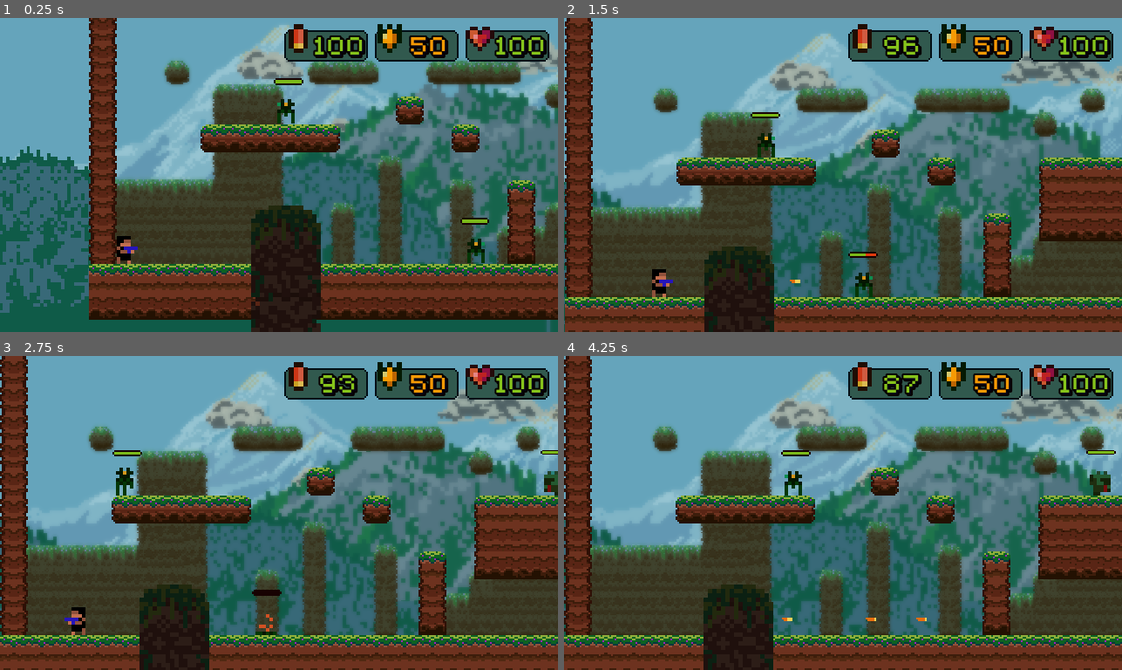
Above: before the commit, frames 1-4 (two rows, left to right).
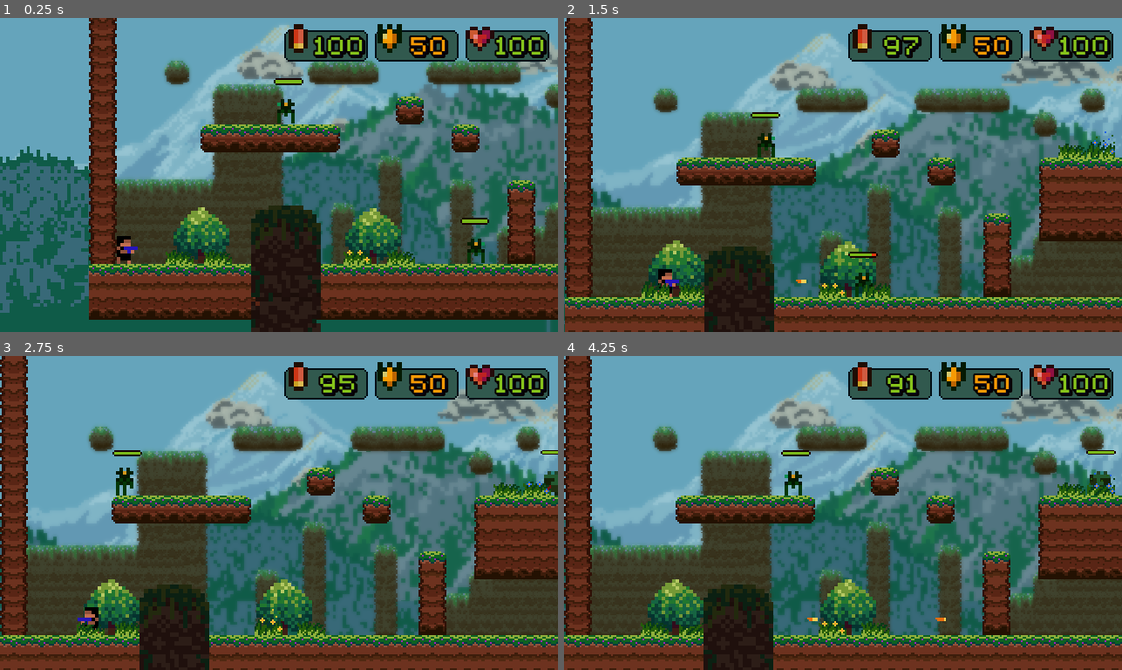
Above: after the commit, the same moments.

Repository: heartyhardy/pewpew-the-game
Game: Godot game, scene res://LevelOne.tscn
Two runs of this game, one before a commit and one after it. Both use one fixed random seed, a clock stepped at 60 frames per second and the inputs below.
Inputs:
- Up to frame 1 (0.25 s): no input
- Up to frame 2 (1.5 s): hold Right (ui_right) from 0.53 s (still down); tap Space (ui_select) at 0.6, 0.77, 1.07, 1.35 s
- Up to frame 3 (2.75 s): tap Space (ui_select) at 1.52, 1.82, 2.1 s; release Right (ui_right) at 2.03 s; hold Left (ui_left) from 2.03 s (still down)
- Up to frame 4 (4.25 s): release Left (ui_left) at 2.78 s; hold Right (ui_right) from 2.78 s (still down); tap Space (ui_select) at 2.85, 3.02, 3.32, 3.6, 3.77, 4.07 s

The runs differ from the first frame. In frame 1, 2.9% of the frame differs, in the area x 29-75%, y 60-79%; in frame 2, 3.3%; in frame 3, 3.5%; in frame 4, 3.6%, in the area x 13-99%, y 5-89%.

Commit message:
Added trees and grass with animations

Diff:
--- /dev/null
+++ b/Grass.gd
@@ -0,0 +1,41 @@
+extends Area2D
+
+#GRASS TYPE
+enum GRASS_TYPE {DEFAULT, PURPLE, YELLOW, RED, BLUE}
+export(GRASS_TYPE) var grass_type
+
+func _ready():
+	if !$Grass_Anim.is_playing():
+		match grass_type:
+			GRASS_TYPE.DEFAULT:
+				$Grass_Anim.play("Idle")
+			GRASS_TYPE.PURPLE:
+				$Grass_Anim.play("IdlePurple")
+			GRASS_TYPE.YELLOW:
+				$Grass_Anim.play("IdleYellow")
+			GRASS_TYPE.RED:
+				$Grass_Anim.play("IdleRed")
+			GRASS_TYPE.BLUE:
+				$Grass_Anim.play("IdleBlue")
+
+func _on_Grass_body_entered(body):
+	$Grass_Anim.frame = 0
+	match grass_type:
+		GRASS_TYPE.DEFAULT:
+			$Grass_Anim.play("Wave")
+		GRASS_TYPE.PURPLE:
+			$Grass_Anim.play("WavePurple")
+		GRASS_TYPE.YELLOW:
+			$Grass_Anim.play("WaveYellow")
+		GRASS_TYPE.RED:
+			$Grass_Anim.play("WaveRed")
+		GRASS_TYPE.BLUE:
+			$Grass_Anim.play("WaveBlue")
+
+
+func _on_Grass_body_exited(body):
+	$Grass_Anim.frame = 0
+
+
+func _on_Grass_Anim_animation_finished():
+	$Grass_Anim.stop()
--- /dev/null
+++ b/Grass.tscn
@@ -0,0 +1,101 @@
+[gd_scene load_steps=29 format=2]
+
+[ext_resource path="res://environment/grass/animated_grass_0.png" type="Texture" id=1]
+[ext_resource path="res://Grass.gd" type="Script" id=2]
+[ext_resource path="res://environment/grass/animated_grass_3.png" type="Texture" id=3]
+[ext_resource path="res://environment/grass/animated_grass_2.png" type="Texture" id=4]
+[ext_resource path="res://environment/grass/animated_grass_1.png" type="Texture" id=5]
+[ext_resource path="res://environment/grass/animated_grass_4.png" type="Texture" id=6]
+[ext_resource path="res://environment/grass/grass_purple_flowers_0.png" type="Texture" id=7]
+[ext_resource path="res://environment/grass/grass_purple_flowers_1.png" type="Texture" id=8]
+[ext_resource path="res://environment/grass/grass_purple_flowers_4.png" type="Texture" id=9]
+[ext_resource path="res://environment/grass/grass_purple_flowers_2.png" type="Texture" id=10]
+[ext_resource path="res://environment/grass/grass_purple_flowers_3.png" type="Texture" id=11]
+[ext_resource path="res://environment/grass/grass_yellow_flowers_1.png" type="Texture" id=12]
+[ext_resource path="res://environment/grass/grass_yellow_flowers_2.png" type="Texture" id=13]
+[ext_resource path="res://environment/grass/grass_yellow_flowers_4.png" type="Texture" id=14]
+[ext_resource path="res://environment/grass/grass_yellow_flowers_0.png" type="Texture" id=15]
+[ext_resource path="res://environment/grass/grass_yellow_flowers_3.png" type="Texture" id=16]
+[ext_resource path="res://environment/grass/grass_red_flowers_0.png" type="Texture" id=17]
+[ext_resource path="res://environment/grass/grass_red_flowers_1.png" type="Texture" id=18]
+[ext_resource path="res://environment/grass/grass_red_flowers_2.png" type="Texture" id=19]
+[ext_resource path="res://environment/grass/grass_red_flowers_4.png" type="Texture" id=20]
+[ext_resource path="res://environment/grass/grass_red_flowers_3.png" type="Texture" id=21]
+[ext_resource path="res://environment/grass/grass_blue_flowers_1.png" type="Texture" id=22]
+[ext_resource path="res://environment/grass/grass_blue_flowers_0.png" type="Texture" id=23]
+[ext_resource path="res://environment/grass/grass_blue_flowers_4.png" type="Texture" id=24]
+[ext_resource path="res://environment/grass/grass_blue_flowers_3.png" type="Texture" id=25]
+[ext_resource path="res://environment/grass/grass_blue_flowers_2.png" type="Texture" id=26]
+
+[sub_resource type="SpriteFrames" id=1]
+animations = [ {
+"frames": [ ExtResource( 1 ) ],
+"loop": false,
+"name": "Idle",
+"speed": 0.0
+}, {
+"frames": [ ExtResource( 1 ), ExtResource( 5 ), ExtResource( 4 ), ExtResource( 3 ), ExtResource( 6 ), ExtResource( 1 ) ],
+"loop": false,
+"name": "Wave",
+"speed": 7.0
+}, {
+"frames": [ ExtResource( 7 ), ExtResource( 8 ), ExtResource( 10 ), ExtResource( 11 ), ExtResource( 9 ), ExtResource( 7 ) ],
+"loop": false,
+"name": "WavePurple",
+"speed": 7.0
+}, {
+"frames": [ ExtResource( 7 ) ],
+"loop": false,
+"name": "IdlePurple",
+"speed": 0.0
+}, {
+"frames": [ ExtResource( 15 ) ],
+"loop": false,
+"name": "IdleYellow",
+"speed": 0.0
+}, {
+"frames": [ ExtResource( 15 ), ExtResource( 12 ), ExtResource( 13 ), ExtResource( 16 ), ExtResource( 14 ), ExtResource( 15 ) ],
+"loop": true,
+"name": "WaveYellow",
+"speed": 7.0
+}, {
+"frames": [ ExtResource( 23 ) ],
+"loop": false,
+"name": "IdleBlue",
+"speed": 0.0
+}, {
+"frames": [ ExtResource( 23 ), ExtResource( 22 ), ExtResource( 26 ), ExtResource( 25 ), ExtResource( 24 ), ExtResource( 23 ) ],
+"loop": false,
+"name": "WaveBlue",
+"speed": 7.0
+}, {
+"frames": [ ExtResource( 17 ) ],
+"loop": false,
+"name": "IdleRed",
+"speed": 0.0
+}, {
+"frames": [ ExtResource( 17 ), ExtResource( 18 ), ExtResource( 19 ), ExtResource( 21 ), ExtResource( 20 ), ExtResource( 17 ) ],
+"loop": false,
+"name": "WaveRed",
+"speed": 7.0
+} ]
+
+[sub_resource type="RectangleShape2D" id=2]
+extents = Vector2( 8.38442, 2.53486 )
+
+[node name="Grass" type="Area2D"]
+collision_layer = 64
+collision_mask = 3
+script = ExtResource( 2 )
+
+[node name="Grass_Anim" type="AnimatedSprite" parent="."]
+z_index = 1
+frames = SubResource( 1 )
+animation = "WaveBlue"
+
+[node name="Grass_Hitbox" type="CollisionShape2D" parent="."]
+position = Vector2( -0.184025, 5.33672 )
+shape = SubResource( 2 )
+[connection signal="body_entered" from="." to="." method="_on_Grass_body_entered"]
+[connection signal="body_exited" from="." to="." method="_on_Grass_body_exited"]
+[connection signal="animation_finished" from="Grass_Anim" to="." method="_on_Grass_Anim_animation_finished"]
--- a/LevelOne.tscn
+++ b/LevelOne.tscn
@@ -16,6 +16,8 @@
 [ext_resource path="res://PickupHP.tscn" type="PackedScene" id=14]
 [ext_resource path="res://PickupArmor.tscn" type="PackedScene" id=15]
 [ext_resource path="res://PickupRegularAmmo.tscn" type="PackedScene" id=16]
+[ext_resource path="res://Grass.tscn" type="PackedScene" id=17]
+[ext_resource path="res://Tree.tscn" type="PackedScene" id=18]
 
 [sub_resource type="CameraTexture" id=1]
 
@@ -38,47 +40,180 @@
 cam_top_limit = -180
 cam_bottom_limit = 180
 
-[node name="Spidermine" parent="." instance=ExtResource( 3 )]
+[node name="Enemies" type="Node2D" parent="."]
+
+[node name="Spidermine" parent="Enemies" instance=ExtResource( 3 )]
 position = Vector2( 104, 72 )
 
-[node name="Spidermine2" parent="." instance=ExtResource( 3 )]
+[node name="Spidermine2" parent="Enemies" instance=ExtResource( 3 )]
 position = Vector2( 224, 144 )
 
-[node name="Spidermine4" parent="." instance=ExtResource( 3 )]
+[node name="Spidermine4" parent="Enemies" instance=ExtResource( 3 )]
 position = Vector2( 504, 56 )
 
-[node name="Spidermine5" parent="." instance=ExtResource( 3 )]
+[node name="Spidermine5" parent="Enemies" instance=ExtResource( 3 )]
 position = Vector2( 456, 152 )
 
-[node name="Observer" parent="." instance=ExtResource( 12 )]
+[node name="Observer" parent="Enemies" instance=ExtResource( 12 )]
 position = Vector2( 664, -32 )
 
-[node name="Grasshopper" parent="." instance=ExtResource( 13 )]
+[node name="Grasshopper" parent="Enemies" instance=ExtResource( 13 )]
 position = Vector2( 280, 72 )
 
-[node name="Grasshopper2" parent="." instance=ExtResource( 13 )]
+[node name="Grasshopper2" parent="Enemies" instance=ExtResource( 13 )]
 position = Vector2( 1032, 152 )
 
-[node name="Grasshopper3" parent="." instance=ExtResource( 13 )]
+[node name="Grasshopper3" parent="Enemies" instance=ExtResource( 13 )]
 position = Vector2( 1096, 120 )
 hp = 45
 
-[node name="Grasshopper4" parent="." instance=ExtResource( 13 )]
+[node name="Grasshopper4" parent="Enemies" instance=ExtResource( 13 )]
 position = Vector2( 1208, 152 )
 hp = 45
 
-[node name="PickupHP" parent="." instance=ExtResource( 14 )]
+[node name="Pickups" type="Node2D" parent="."]
+
+[node name="PickupHP" parent="Pickups" instance=ExtResource( 14 )]
 position = Vector2( 1058.93, 152.5 )
 hp_gain = 50
 
-[node name="PickupArmor" parent="." instance=ExtResource( 15 )]
+[node name="PickupArmor" parent="Pickups" instance=ExtResource( 15 )]
 position = Vector2( 590.734, 22.9053 )
 scale = Vector2( 1.5, 1.5 )
 armor_gain = 100
 
-[node name="PickupRegularAmmo" parent="." instance=ExtResource( 16 )]
+[node name="PickupRegularAmmo" parent="Pickups" instance=ExtResource( 16 )]
 position = Vector2( 497.721, 152.667 )
 scale = Vector2( 1.5, 1.5 )
+
+[node name="Trees" type="Node2D" parent="."]
+
+[node name="Tree" parent="Trees" instance=ExtResource( 18 )]
+position = Vector2( 162.826, 143.964 )
+
+[node name="Tree2" parent="Trees" instance=ExtResource( 18 )]
+position = Vector2( 64.2119, 143.809 )
+
+[node name="Tree3" parent="Trees" instance=ExtResource( 18 )]
+position = Vector2( 556.319, 17.0331 )
+
+[node name="Tree4" parent="Trees" instance=ExtResource( 18 )]
+position = Vector2( 672.043, -31.9524 )
+
+[node name="Tree5" parent="Trees" instance=ExtResource( 18 )]
+position = Vector2( 719.814, -31.8975 )
+
+[node name="Tree6" parent="Trees" instance=ExtResource( 18 )]
+position = Vector2( 783.789, -31.4218 )
+
+[node name="Tree7" parent="Trees" instance=ExtResource( 18 )]
+position = Vector2( 975.853, 144.087 )
+
+[node name="Tree8" parent="Trees" instance=ExtResource( 18 )]
+position = Vector2( 1039.36, 144.361 )
+
+[node name="Grass" type="Node2D" parent="."]
+
+[node name="Grass" parent="Grass" instance=ExtResource( 17 )]
+position = Vector2( 291.006, 72.2693 )
+
+[node name="Grass2" parent="Grass" instance=ExtResource( 17 )]
+position = Vector2( 307.791, 72.2313 )
+grass_type = 4
+
+[node name="Grass3" parent="Grass" instance=ExtResource( 17 )]
+position = Vector2( 329.951, 71.781 )
+grass_type = 4
+
+[node name="Grass4" parent="Grass" instance=ExtResource( 17 )]
+position = Vector2( 345.926, 72.3303 )
+
+[node name="Grass5" parent="Grass" instance=ExtResource( 17 )]
+position = Vector2( 405.962, 88.1634 )
+
+[node name="Grass10" parent="Grass" instance=ExtResource( 17 )]
+position = Vector2( 485.124, 152.056 )
+grass_type = 3
+
+[node name="Grass11" parent="Grass" instance=ExtResource( 17 )]
+position = Vector2( 468.341, 152.231 )
+
+[node name="Grass12" parent="Grass" instance=ExtResource( 17 )]
+position = Vector2( 570.088, 24.0156 )
+grass_type = 2
+
+[node name="Grass13" parent="Grass" instance=ExtResource( 17 )]
+position = Vector2( 605.904, 23.7001 )
+grass_type = 2
+
+[node name="Grass14" parent="Grass" instance=ExtResource( 17 )]
+position = Vector2( 691.048, -24.1603 )
+grass_type = 2
+
+[node name="Grass15" parent="Grass" instance=ExtResource( 17 )]
+position = Vector2( 707.535, -23.8605 )
+
+[node name="Grass16" parent="Grass" instance=ExtResource( 17 )]
+position = Vector2( 730.141, -24.1292 )
+grass_type = 4
+
+[node name="Grass17" parent="Grass" instance=ExtResource( 17 )]
+position = Vector2( 765.044, -23.9303 )
+
+[node name="Grass18" parent="Grass" instance=ExtResource( 17 )]
+position = Vector2( 781.849, -23.8308 )
+grass_type = 2
+
+[node name="Grass19" parent="Grass" instance=ExtResource( 17 )]
+position = Vector2( 802.831, -24.0297 )
+
+[node name="Grass20" parent="Grass" instance=ExtResource( 17 )]
+position = Vector2( 933.965, 72.0965 )
+
+[node name="Grass21" parent="Grass" instance=ExtResource( 17 )]
+position = Vector2( 921.841, 151.982 )
+
+[node name="Grass22" parent="Grass" instance=ExtResource( 17 )]
+position = Vector2( 906.229, 151.982 )
+
+[node name="Grass23" parent="Grass" instance=ExtResource( 17 )]
+position = Vector2( 938.119, 152.038 )
+grass_type = 4
+
+[node name="Grass24" parent="Grass" instance=ExtResource( 17 )]
+position = Vector2( 962.879, 152.237 )
+grass_type = 2
+
+[node name="Grass25" parent="Grass" instance=ExtResource( 17 )]
+position = Vector2( 986.048, 151.938 )
+grass_type = 4
+
+[node name="Grass26" parent="Grass" instance=ExtResource( 17 )]
+position = Vector2( 1077.9, 152.082 )
+
+[node name="Grass27" parent="Grass" instance=ExtResource( 17 )]
+position = Vector2( 1061.93, 152.082 )
+
+[node name="Grass28" parent="Grass" instance=ExtResource( 17 )]
+position = Vector2( 1018.1, 152.205 )
+grass_type = 2
+
+[node name="Grass29" parent="Grass" instance=ExtResource( 17 )]
+position = Vector2( 1002.11, 152.327 )
+grass_type = 2
+
+[node name="Grass6" parent="Grass" instance=ExtResource( 17 )]
+position = Vector2( 73.9508, 151.943 )
+
+[node name="Grass7" parent="Grass" instance=ExtResource( 17 )]
+position = Vector2( 52.0246, 151.943 )
+
+[node name="Grass8" parent="Grass" instance=ExtResource( 17 )]
+position = Vector2( 153.943, 151.943 )
+grass_type = 2
+
+[node name="Grass9" parent="Grass" instance=ExtResource( 17 )]
+position = Vector2( 178.669, 152.117 )
 
 [node name="BaseLayer" type="CanvasLayer" parent="."]
 layer = 0
--- a/PickupArmor.tscn
+++ b/PickupArmor.tscn
@@ -59,7 +59,7 @@
 scale = Vector2( 1.5, 1.5 )
 frames = SubResource( 1 )
 animation = "Active"
-frame = 7
+frame = 5
 playing = true
 
 [node name="Pickup_Hitbox" type="CollisionShape2D" parent="."]
--- a/PickupHP.tscn
+++ b/PickupHP.tscn
@@ -62,7 +62,7 @@
 z_index = -1
 frames = SubResource( 1 )
 animation = "Active"
-frame = 8
+frame = 7
 playing = true
 
 [node name="Pickup_Hitbox" type="CollisionShape2D" parent="."]
--- a/Player.gd
+++ b/Player.gd
@@ -8,6 +8,8 @@
 export(int) var cam_right_limit
 export(int) var cam_top_limit
 export(int) var cam_bottom_limit
+
+export(float) var weapon_cooldown = 0.25
 
 const GRAVITY = 10
 const JUMP_FORCE = -250
@@ -31,6 +33,8 @@
 	$Player_Cam.limit_right = cam_right_limit
 	$Player_Cam.limit_top = cam_top_limit
 	$Player_Cam.limit_bottom = cam_bottom_limit
+
+	$ShootCDTimer.wait_time = weapon_cooldown
 
 func _physics_process(delta):
 
@@ -65,8 +69,6 @@
 
 #	VERTICAL MOVEMENT
 	if Input.is_action_pressed("ui_up") and !is_ducked and is_on_ground and is_alive:
-		print_debug(is_attacking, " ", is_taking_damage, " ", is_on_ground)
-
 		if !is_attacking:
 			velocity.y = JUMP_FORCE
 			is_on_ground = false
@@ -82,6 +84,9 @@
 
 #	SHOOT IF PLAYER HAS AMMO
 	if Input.is_action_just_pressed("ui_select") and !is_attacking and is_alive:
+		if !$ShootCDTimer.is_stopped():
+			return
+
 		if ammo <= 0:
 			return
 		if is_on_floor():
@@ -96,6 +101,7 @@
 		weapon_projectile.set_direction(sign($ShootPoint.position.x))
 		get_parent().add_child(weapon_projectile)
 		weapon_projectile.position = $ShootPoint.global_position
+		$ShootCDTimer.start()
 
 #	STOP ATTACK MODE
 	if Input.is_action_just_released("ui_select"):
@@ -124,11 +130,13 @@
 func duck(enabled:bool)->void:
 	if enabled:
 		is_ducked = true
+		Skills.enable_skill("DODGE")
 		$Player_Hitbox.set_deferred("disabled", true)
 		$Player_Duckbox.set_deferred("disabled", false)
 		$ShootPoint.position.y = 1
 	else:
 		is_ducked = false
+		Skills.disable_skill("DODGE")
 		$Player_Hitbox.set_deferred("disabled", false)
 		$Player_Duckbox.set_deferred("disabled", true)
 		$ShootPoint.position.y = -1
--- a/Player.tscn
+++ b/Player.tscn
@@ -169,6 +169,9 @@
 scale = Vector2( 2, 2 )
 frames = SubResource( 4 )
 animation = "AmmoPicked"
+
+[node name="ShootCDTimer" type="Timer" parent="."]
+one_shot = true
 [connection signal="animation_finished" from="Player_Anim" to="." method="_on_Player_Anim_animation_finished"]
 [connection signal="timeout" from="PulseStopTimer" to="." method="_on_PulseStopTimer_timeout"]
 [connection signal="timeout" from="PickupStopTimer" to="." method="_on_PickupStopTimer_timeout"]
--- a/Skills.gd
+++ b/Skills.gd
@@ -9,7 +9,7 @@
 
 #SKILL STATUS
 var skill_status = {
-	"DODGE": true
+	"DODGE": false
 }
 
 
--- /dev/null
+++ b/Tree.tscn
@@ -0,0 +1,32 @@
+[gd_scene load_steps=7 format=2]
+
+[ext_resource path="res://environment/trees/tree_short_0.png" type="Texture" id=1]
+[ext_resource path="res://environment/trees/tree_short_3.png" type="Texture" id=2]
+[ext_resource path="res://environment/trees/tree_short_1.png" type="Texture" id=3]
+[ext_resource path="res://environment/trees/tree_short_2.png" type="Texture" id=4]
+
+[sub_resource type="SpriteFrames" id=1]
+animations = [ {
+"frames": [ ExtResource( 1 ), ExtResource( 3 ), ExtResource( 4 ), ExtResource( 2 ) ],
+"loop": true,
+"name": "Idle",
+"speed": 4.0
+} ]
+
+[sub_resource type="RectangleShape2D" id=2]
+extents = Vector2( 12.7198, 13.0572 )
+
+[node name="Tree" type="Area2D"]
+collision_layer = 128
+
+[node name="Tree_Anim" type="AnimatedSprite" parent="."]
+scale = Vector2( 2, 2 )
+z_index = -2
+frames = SubResource( 1 )
+animation = "Idle"
+frame = 3
+playing = true
+
+[node name="Tree_Hitbox" type="CollisionShape2D" parent="."]
+position = Vector2( 0.291985, 3.50383 )
+shape = SubResource( 2 )
--- a/project.godot
+++ b/project.godot
@@ -65,6 +65,8 @@
 2d_physics/layer_4="player_projectiles"
 2d_physics/layer_5="enemy_projectiles"
 2d_physics/layer_6="base_platform"
+2d_physics/layer_7="grass"
+2d_physics/layer_8="trees"
 
 [rendering]
 
Not shown: 1 places in LevelOne.tscn that only renumber resources
Binary file added: environment/bushes/animated_bush_0.png
Not shown, added: environment/bushes/animated_bush_0.png.import
Binary file added: environment/bushes/animated_bush_1.png
Not shown, added: environment/bushes/animated_bush_1.png.import
Binary file added: environment/bushes/animated_bush_2.png
Not shown, added: environment/bushes/animated_bush_2.png.import
Binary file added: environment/grass/animated_grass_0.png
Not shown, added: environment/grass/animated_grass_0.png.import
Binary file added: environment/grass/animated_grass_1.png
Not shown, added: environment/grass/animated_grass_1.png.import
Binary file added: environment/grass/animated_grass_2.png
(and 53 more such lines)
